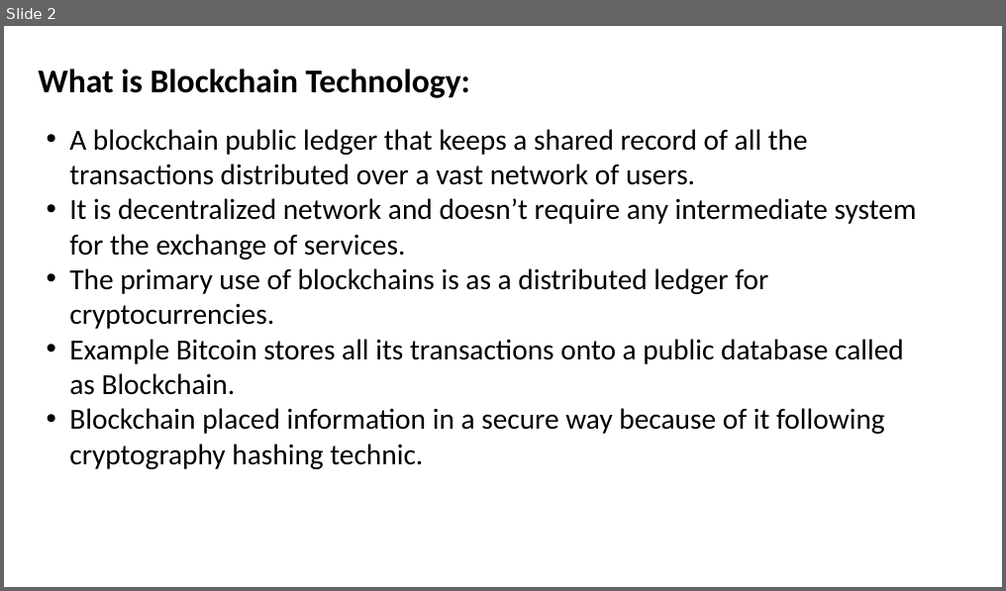
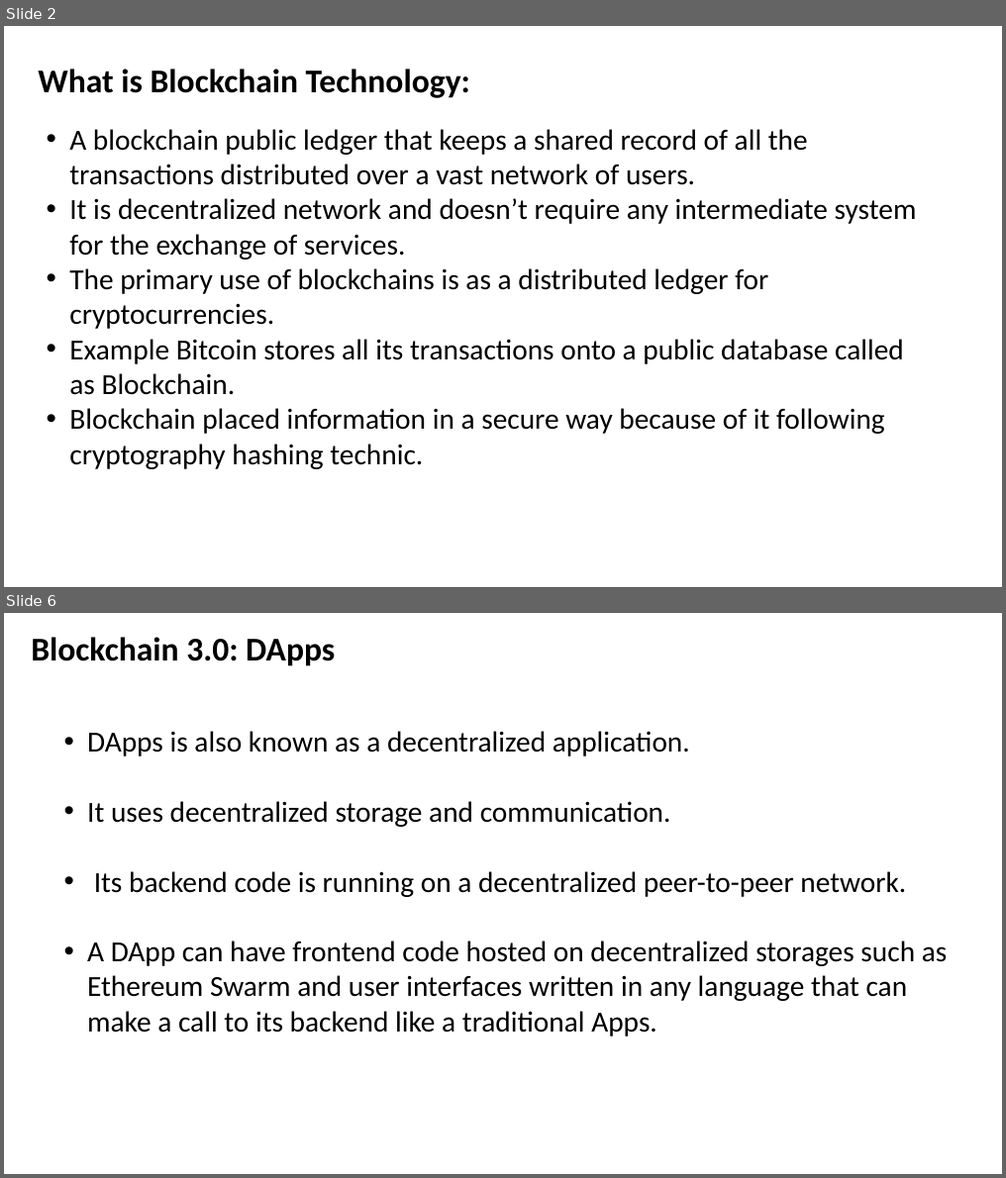
Before and after one commit to GirishDondapati/AicumenProject, a slide deck: Documents/Blockchain Presentation.pptx. Shown one above the other, each under a label of ours: slide 2 before the commit, slides 2 and 6 after it; the slides between them are not shown. The pictures are 1006x591 and 1006x1178 pixels, drawn with LibreOffice and Linux fonts; fonts in the diff are those of the drawing. Boxes give left, top, right and bottom in pixels: in the first picture for what was removed or moved away, otherwise in the second. Text is boxed around its words. In the diff, an @@ line names an element or a change of style, - is before the commit and + after.

Commit message:
blockchain final PPT

```diff
--- a/Documents/Blockchain Presentation.pptx
+++ b/Documents/Blockchain Presentation.pptx
@@ slide 6 added at (4,613,1002,1174), background #FFFFFF @@
@@ text added at (31,637,335,666), 32 pt, text #000000, bold @@
+Blockchain 3.0: DApps
@@ text added at (87,731,947,1037), 28 pt, text #000000 @@
+• DApps is also known as a decentralized application.
+• It uses decentralized storage and communication.
+• Its backend code is running on a decentralized peer-to-peer network.
+• A DApp can have frontend code hosted on decentralized storages such as Ethereum Swarm and user interfaces written in any language that can make a call to its backend like a traditional Apps.
```
Also in this commit, not shown: 2 slides changed, 3 other slides added.
